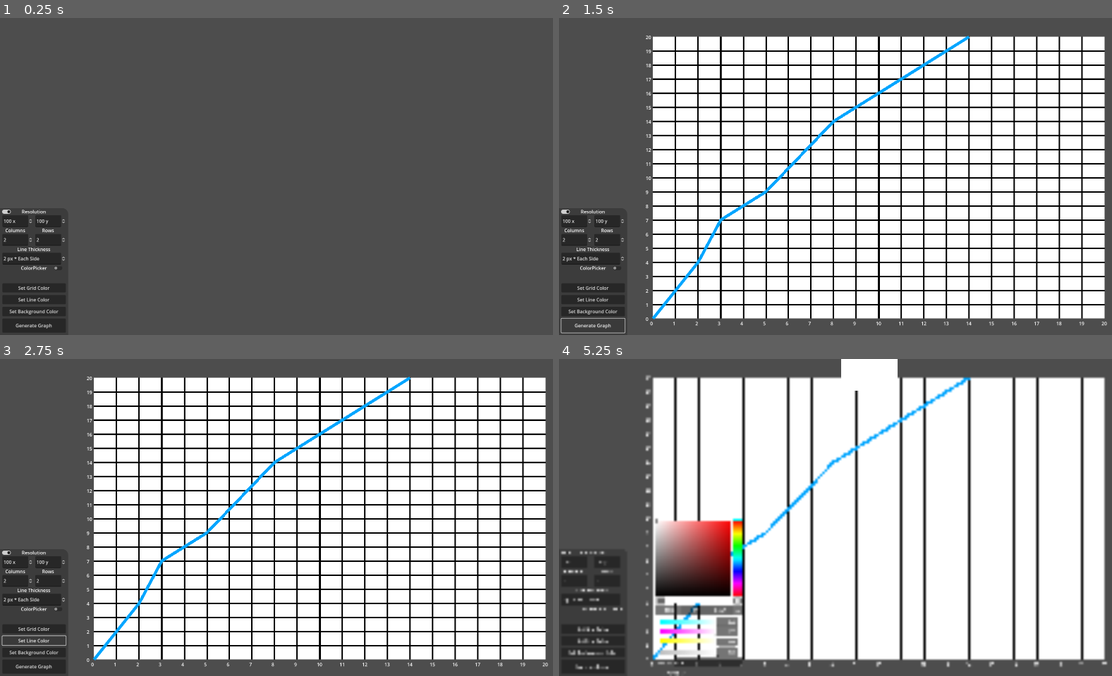
Above: before the commit, frames 1-4 (two rows, left to right).
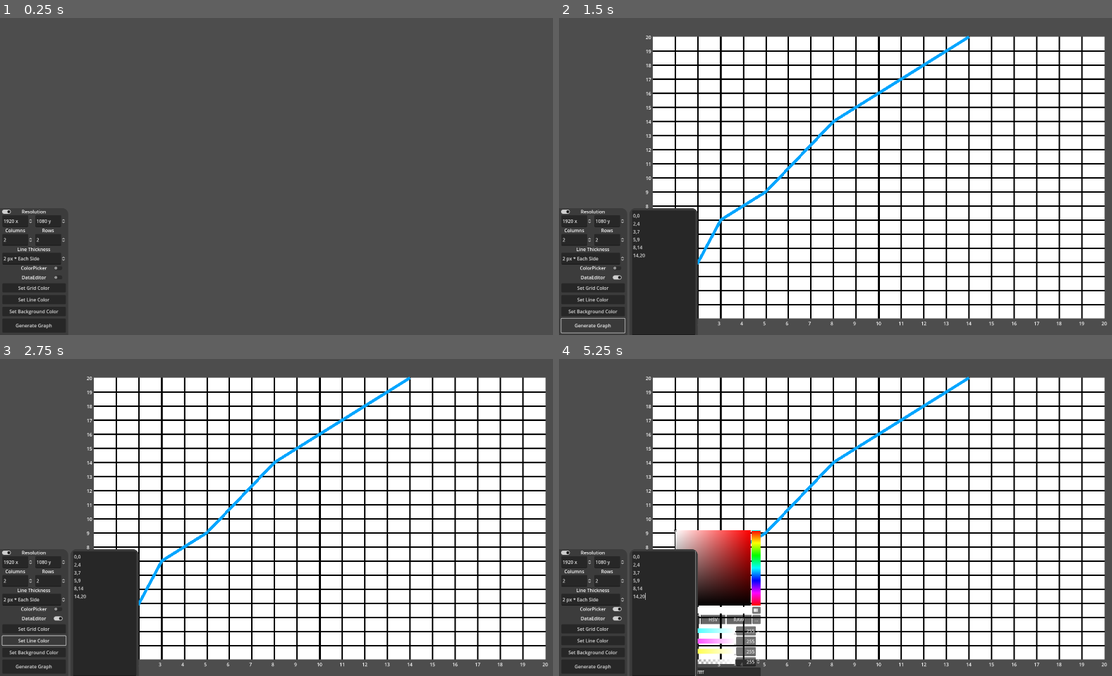
Above: after the commit, the same moments.

Repository: TheSteelCrow/SteelOS
Game: Godot game, scene res://Scenes/ExperimentalStockMarket.tscn
Same seed, same stepped clock (60 frames per second), same inputs: the game is played once before the commit and once after it. This scene is started directly instead of the project's main scene.
Inputs (mouse positions are in pixels of both pictures, inside the frame that each line leads up to; where the layout moved, square brackets give the same spot in the first picture):
- Up to frame 1 (0.25 s): no input
- Up to frame 2 (1.5 s): click (619, 277) at 0.52 s; click "Generate Graph" at 1.25 s
- Up to frame 3 (2.75 s): click "Set Line Color" at 2 s
- Up to frame 4 (5.25 s): click "Set Grid Color" at 2.75 s; click "Set Background Color" at 3.5 s; click (619, 609) at 4.27 s; click (680, 609) [658, 599] at 5 s

The runs differ from the first frame. In frame 1, less than 0.1% of the frame differs, in the area x 1-11%, y 63-83%; in frame 2, 4.8%; in frame 3, 4.8%; in frame 4, 28%, in the area x 0-100%, y 0-100%.

Commit message:
06 08 24
Finished grapher
paused line tool

Diff:
--- a/Scenes/Experimental.tscn
+++ b/Scenes/Experimental.tscn
@@ -178,27 +178,26 @@
 disabled = true
 texture_normal = ExtResource("11_5e1oh")
 
-[node name="TextureButton10" type="TextureButton" parent="ImageTesting/Buttons"]
+[node name="Circle" type="TextureButton" parent="ImageTesting/Buttons"]
 layout_mode = 0
 offset_top = 768.0
 offset_right = 64.0
 offset_bottom = 832.0
+texture_normal = ExtResource("12_x0mok")
+
+[node name="Line" type="TextureButton" parent="ImageTesting/Buttons"]
+layout_mode = 0
+offset_top = 832.0
+offset_right = 64.0
+offset_bottom = 896.0
 disabled = true
-texture_normal = ExtResource("12_x0mok")
-
-[node name="Line" type="TextureButton" parent="ImageTesting/Buttons"]
-layout_mode = 0
-offset_top = 832.0
-offset_right = 64.0
-offset_bottom = 896.0
 texture_normal = ExtResource("15_jxrfl")
 
-[node name="TextureButton11" type="TextureButton" parent="ImageTesting/Buttons"]
+[node name="CircleFilled" type="TextureButton" parent="ImageTesting/Buttons"]
 layout_mode = 0
 offset_top = 704.0
 offset_right = 64.0
 offset_bottom = 768.0
-disabled = true
 texture_normal = ExtResource("13_214w4")
 
 [node name="SideWindow" type="Panel" parent="ImageTesting"]
@@ -229,10 +228,10 @@
 
 [node name="ColorPicker" type="ColorPicker" parent="ImageTesting/SideWindow/Colour"]
 layout_mode = 0
-offset_left = 224.0
-offset_top = 116.0
-offset_right = 406.0
-offset_bottom = 684.0
+offset_left = 304.0
+offset_top = 156.0
+offset_right = 446.0
+offset_bottom = 724.0
 color = Color(0, 0, 0, 1)
 
 [node name="Tool" type="Control" parent="ImageTesting/SideWindow"]
--- a/Scenes/ExperimentalStockMarket.tscn
+++ b/Scenes/ExperimentalStockMarket.tscn
@@ -1,10 +1,15 @@
-[gd_scene load_steps=4 format=3 uid="uid://gh1ic6bscaja"]
+[gd_scene load_steps=5 format=3 uid="uid://gh1ic6bscaja"]
 
 [ext_resource type="Script" path="res://Scripts/StockMarketGraph.gd" id="1_m51f2"]
 [ext_resource type="Script" path="res://Scripts/GraphSettingsPanel.gd" id="2_tlf0s"]
 
 [sub_resource type="StyleBoxFlat" id="StyleBoxFlat_we023"]
 bg_color = Color(0.235294, 0.235294, 0.235294, 1)
+corner_radius_top_right = 20
+
+[sub_resource type="StyleBoxFlat" id="StyleBoxFlat_sit5l"]
+bg_color = Color(0.235294, 0.235294, 0.235294, 1)
+corner_radius_top_left = 20
 corner_radius_top_right = 20
 
 [node name="ExperimentalStockMarket" type="Control"]
@@ -82,7 +87,7 @@
 offset_bottom = 64.0
 min_value = 100.0
 max_value = 1080.0
-value = 100.0
+value = 1080.0
 suffix = "y"
 
 [node name="ResolutionX" type="SpinBox" parent="StockMarketManager/Settings"]
@@ -93,7 +98,7 @@
 offset_bottom = 64.0
 min_value = 100.0
 max_value = 1920.0
-value = 100.0
+value = 1920.0
 suffix = "x"
 
 [node name="Rows" type="SpinBox" parent="StockMarketManager/Settings"]
@@ -145,6 +150,16 @@
 text = "[center]ColorPicker"
 scroll_active = false
 
+[node name="DataLabel" type="RichTextLabel" parent="StockMarketManager/Settings"]
+layout_mode = 0
+offset_top = 224.0
+offset_right = 232.0
+offset_bottom = 248.0
+mouse_filter = 2
+bbcode_enabled = true
+text = "[center]DataEditor"
+scroll_active = false
+
 [node name="ColumnsLabel" type="RichTextLabel" parent="StockMarketManager/Settings"]
 layout_mode = 0
 offset_left = 8.0
@@ -182,13 +197,41 @@
 offset_right = 220.0
 offset_bottom = 216.0
 
+[node name="ToggleData" type="CheckButton" parent="StockMarketManager/Settings"]
+layout_mode = 0
+offset_left = 176.0
+offset_top = 224.0
+offset_right = 220.0
+offset_bottom = 248.0
+
 [node name="ColorPicker" type="ColorPicker" parent="StockMarketManager/Settings"]
 visible = false
 layout_mode = 0
-offset_left = 328.0
-offset_top = -100.0
-offset_right = 574.0
-offset_bottom = 468.0
+offset_left = 392.0
+offset_top = -68.0
+offset_right = 606.0
+offset_bottom = 500.0
+
+[node name="DataPanel" type="Panel" parent="StockMarketManager/Settings"]
+visible = false
+layout_mode = 0
+offset_left = 240.0
+offset_right = 472.0
+offset_bottom = 432.0
+theme_override_styles/panel = SubResource("StyleBoxFlat_sit5l")
+
+[node name="TextEdit" type="TextEdit" parent="StockMarketManager/Settings/DataPanel"]
+layout_mode = 0
+offset_left = 8.0
+offset_top = 8.0
+offset_right = 224.0
+offset_bottom = 432.0
+text = "0,0
+2,4
+3,7
+5,9
+8,14
+14,20"
 
 [node name="ToggleSettings" type="CheckButton" parent="StockMarketManager"]
 layout_mode = 0
--- a/Scenes/main_ui.tscn
+++ b/Scenes/main_ui.tscn
@@ -1476,10 +1476,10 @@
 
 [node name="ColorPicker" type="ColorPicker" parent="ImagePainterApp"]
 layout_mode = 0
-offset_left = 2032.0
-offset_top = 344.0
-offset_right = 2090.0
-offset_bottom = 912.0
+offset_left = 2056.0
+offset_top = 356.0
+offset_right = 2102.0
+offset_bottom = 924.0
 color = Color(0, 0, 0, 1)
 
 [node name="Tools" type="Panel" parent="ImagePainterApp"]
--- a/Scripts/GraphSettingsPanel.gd
+++ b/Scripts/GraphSettingsPanel.gd
@@ -37,6 +37,9 @@
 	$ToggleSettings.toggled.connect(func(button_pressed):
 		$ColorPicker.visible = button_pressed
 	)
+	$ToggleData.toggled.connect(func(button_pressed):
+		$DataPanel.visible = button_pressed
+	)
 
 
 	get_parent().get_node("ToggleSettings").toggled.connect(func(button_pressed):
--- a/Scripts/ImageTesting.gd
+++ b/Scripts/ImageTesting.gd
@@ -6,7 +6,7 @@
 var MousePosition
 @onready var ArtCanvas = $ArtCanvas
 #var CompressionRate = 10
-var ScaleBy = 8
+var ScaleBy = 4 # 8 works
 #var ImageResolution = Vector2(1920, 1080)
 var ImageResolution = Vector2(1920/ScaleBy, 1080/ScaleBy)
 #var ImageSize = Vector2(500, 400)
@@ -82,35 +82,42 @@
 
 func PaintLine(StartLocation, EndLocation, PaintColor):
 	if(EndLocation.x <= StartLocation.x+1 and EndLocation.y <= StartLocation.y+1): #Top left
-		print("Drawing Line") # If its not working try rounding
-		var NumberOfSegments = StartLocation.x - EndLocation.x
-		var PixelsPerSegment = (StartLocation.y - EndLocation.y) / NumberOfSegments
-
-		print(NumberOfSegments)
-		print(PixelsPerSegment)
-
-		var PixelNumber = 1
-		var SegmentNumber = 1
-
-		while SegmentNumber <= NumberOfSegments:
-			PixelNumber = 1
-			SegmentNumber += 1
-			while PixelNumber <= PixelsPerSegment:
-				CurrentImage.set_pixel(StartLocation.x - SegmentNumber, StartLocation.y - PixelNumber, PaintColor)
-				PixelNumber += 1
-
-		#for HorizontalOffset in range(1, NumberOfSegments):
-		#	for VerticalOffset in range(1, PixelsPerSegment+1):
-		#		print(HorizontalOffset)
-		#		print(VerticalOffset)
-		#		CurrentImage.set_pixel(StartLocation.x + HorizontalOffset, StartLocation.y + VerticalOffset, PaintColor)
-		Render()
+		print("Line in this direction not yet supported")
 	elif(EndLocation.x >= StartLocation.x and EndLocation.y <= StartLocation.y): #Top right
 		print("Line in this direction not yet supported")
 	elif(EndLocation.x <= StartLocation.x+1 and EndLocation.y >= StartLocation.y+1): #Bottom left
 		print("Line in this direction not yet supported")
 	elif(EndLocation.x+1 >= StartLocation.x and EndLocation.y+1 >= StartLocation.y): #Bottom right
 		print("Line in this direction not yet supported")
+
+func IsPixelOutsideBounds(PixelPosition):
+	if(PixelPosition.x < 0 or PixelPosition.x > CurrentImage.get_width()):
+		return true
+	if(PixelPosition.y < 0 or PixelPosition.y > CurrentImage.get_height()):
+		return true
+	return false
+
+func PaintCircle(StartLocation, EndLocation, PaintColor, Fill):
+	var Radius =  StartLocation.y - EndLocation.y
+	#var Radius =  snapped(StartLocation.y - EndLocation.y, 1)
+	if (Radius < 0):
+		Radius = -Radius
+	print(Radius)
+
+	for x in range(-Radius, Radius):
+		for y in range(-Radius, Radius):
+			if(IsPixelOutsideBounds(Vector2(StartLocation.x+x, StartLocation.y+y))):
+				continue
+
+			var PixelDistanceFromCenter = StartLocation.distance_to(Vector2(StartLocation.x+x,StartLocation.y+y))
+			if(Fill == true):
+				if(PixelDistanceFromCenter <= Radius):
+					CurrentImage.set_pixel(StartLocation.x+x, StartLocation.y+y, PaintColor)
+			elif(Fill == false):
+				if(PixelDistanceFromCenter <= Radius and PixelDistanceFromCenter >= Radius-BrushSize):
+					CurrentImage.set_pixel(StartLocation.x+x, StartLocation.y+y, PaintColor)
+	Render()
+
 
 func PaintRectangle(StartLocation, EndLocation, PaintColor):
 	if(EndLocation.x <= StartLocation.x+1 and EndLocation.y <= StartLocation.y+1): #Top left
@@ -159,7 +166,8 @@
 	return Vector2(ImageResolution.x*x, ImageResolution.y*y)
 
 func PaintLocation(x, y, color):
-	CurrentImage.set_pixel(x, y, color)
+	if(IsPixelOutsideBounds(Vector2(x, y)) == false):
+		CurrentImage.set_pixel(x, y, color)
 
 func _process(delta):
 	var MouseButton1Down = Input.is_mouse_button_pressed(1)
@@ -221,12 +229,10 @@
 			elif(event.button_index == MOUSE_BUTTON_MIDDLE):
 				MoveCanvas = true
 			elif(event.button_index == MOUSE_BUTTON_LEFT):
-				if(MouseOnCanvas and SelectedTool == "Rectangle"):
+				if(MouseOnCanvas and SelectedTool == "Fill"):
+					Fill(ConvertToCanvasSpace(), SelectedColor)
+				else:
 					StartPixel = ConvertToCanvasSpace()
-				elif(MouseOnCanvas and SelectedTool == "Line"):
-					StartPixel = ConvertToCanvasSpace()
-				elif(MouseOnCanvas and SelectedTool == "Fill"):
-					Fill(ConvertToCanvasSpace(), SelectedColor)
 		elif(event.is_released()):
 			if(event.button_index == MOUSE_BUTTON_MIDDLE):
 				MoveCanvas = false
@@ -234,9 +240,16 @@
 				if(MouseOnCanvas and SelectedTool == "Rectangle"):
 					EndPixel = ConvertToCanvasSpace()
 					PaintRectangle(StartPixel, EndPixel, SelectedColor)
+				if(MouseOnCanvas and SelectedTool == "CircleFilled"):
+					EndPixel = ConvertToCanvasSpace()
+					PaintCircle(StartPixel, EndPixel, SelectedColor, true)
+				if(MouseOnCanvas and SelectedTool == "Circle"):
+					EndPixel = ConvertToCanvasSpace()
+					PaintCircle(StartPixel, EndPixel, SelectedColor, false)
 				elif(MouseOnCanvas and SelectedTool == "Line"):
 					EndPixel = ConvertToCanvasSpace()
 					PaintLine(StartPixel, EndPixel, SelectedColor)
+
 func LocateCanvas():
 	ArtCanvas.size = Vector2(ImageResolution.x*ScaleBy, ImageResolution.y*ScaleBy)
 	ArtCanvas.position = Vector2.ZERO
--- a/Scripts/StockMarketGraph.gd
+++ b/Scripts/StockMarketGraph.gd
@@ -33,6 +33,15 @@
 var MaximumX =  GraphXGaps
 var MaximumY = GraphYGaps
 
+func ConvertUserInputToData(UserInput):
+	var UserInputSplit = UserInput.split("\n")
+	for RawVector2 in UserInputSplit:
+		var x = int(RawVector2.split(",")[0])
+		print(RawVector2.split(","))
+		var y = int(RawVector2.split(",")[1])
+		Data.append(Vector2(x,y))
+	print("Loaded Data: " + str(Data))
+
 func GenerateGraphLine():
 	MaximumX =  GraphXGaps
 	MaximumY = GraphYGaps
@@ -51,6 +60,8 @@
 			GraphLine.add_point(Vector2(DataPysicalPositionX, DataPysicalPositionY))
 
 func GenerateGraph():
+	Data.clear()
+	ConvertUserInputToData($Settings/DataPanel/TextEdit.text)
 	print("Generating Graph.")
 	GraphImage = null
 	GraphResolution = GraphRenderer.size
